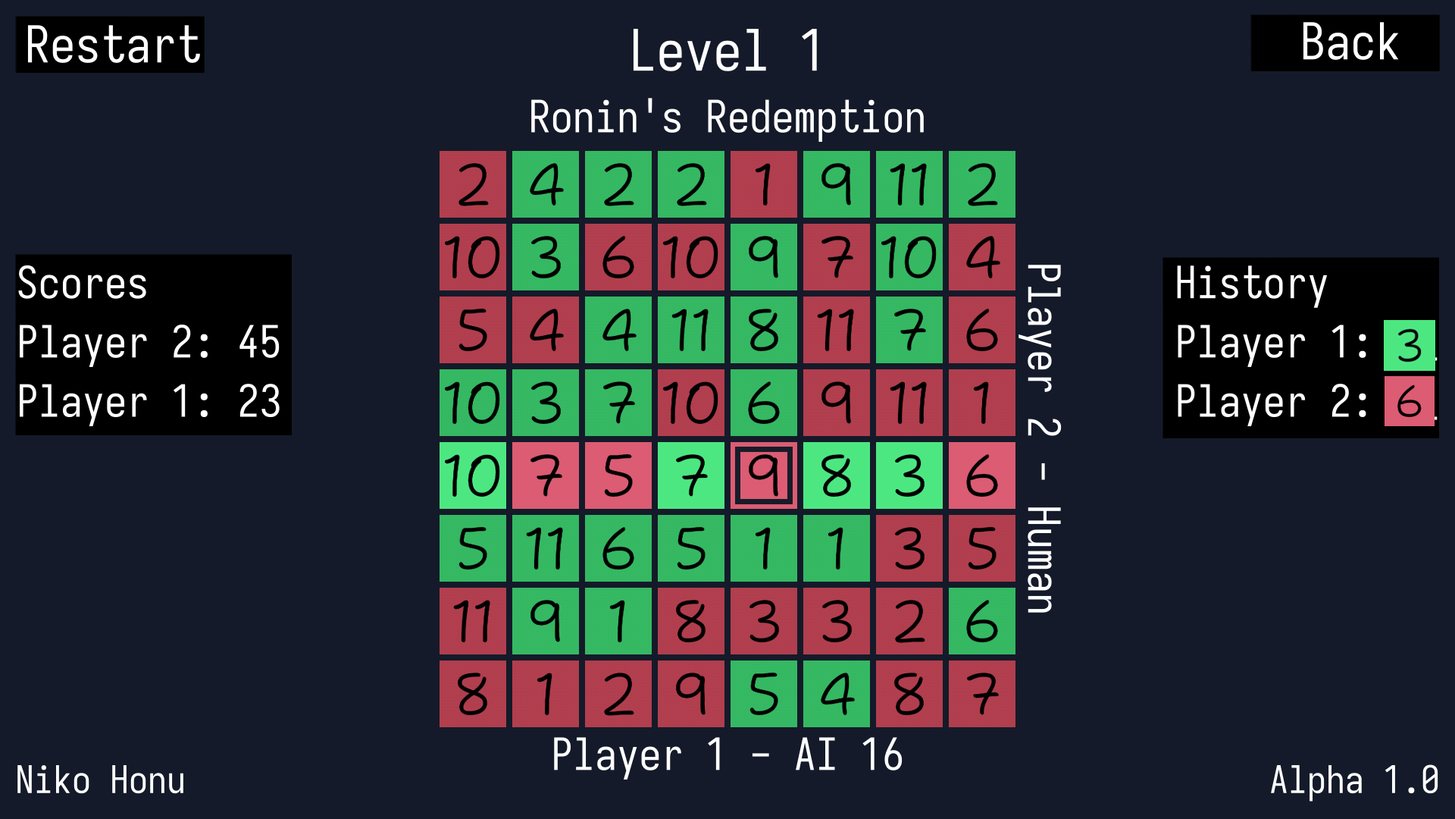
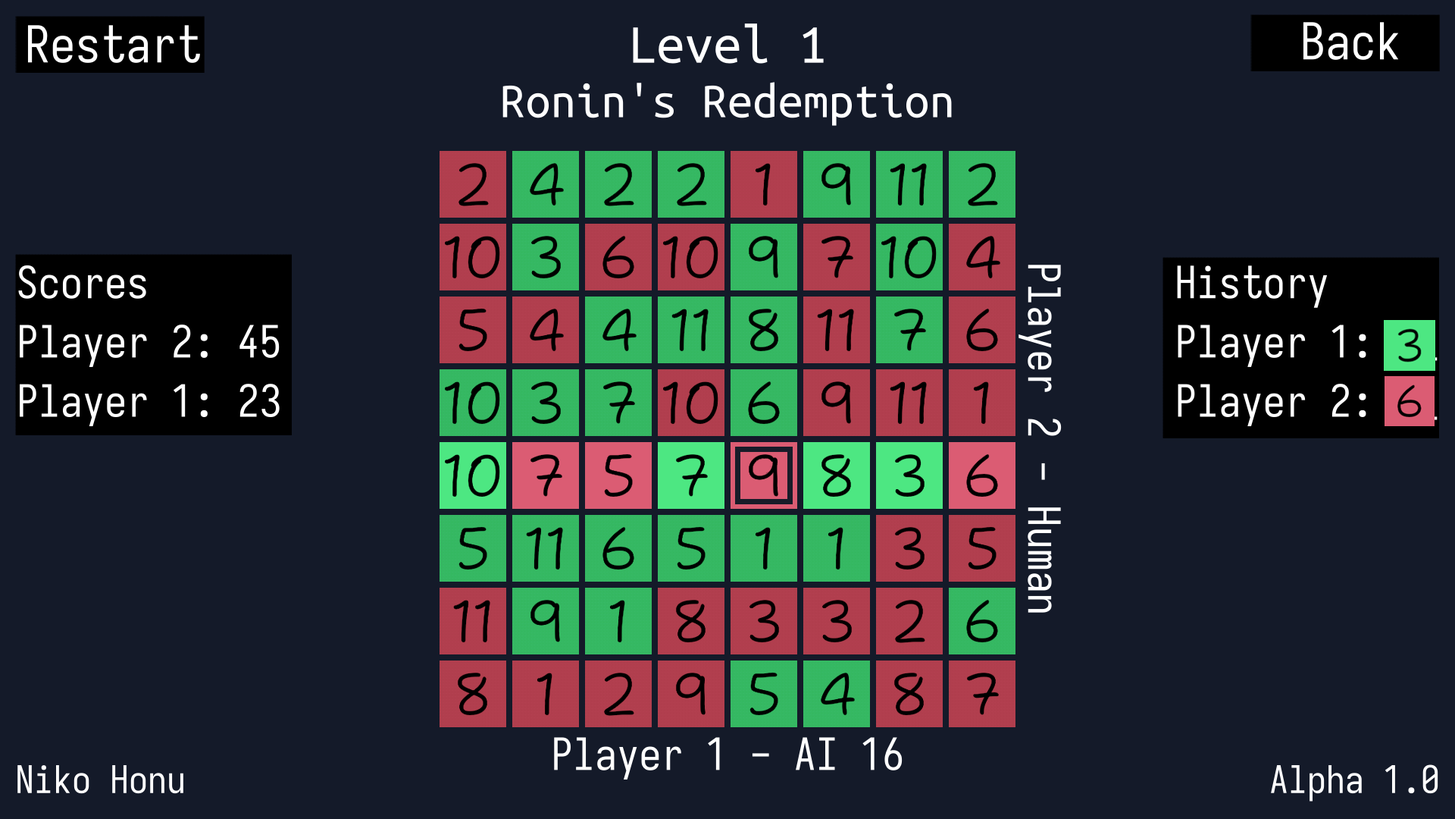
The second 1455 × 819 image is a revision of the first. Changes to its layers:
painted on "Board" (4th of 4, in "Board") over [502, 23, 953, 778]
painted on "Background" (3rd of 3) over [502, 23, 953, 778]
